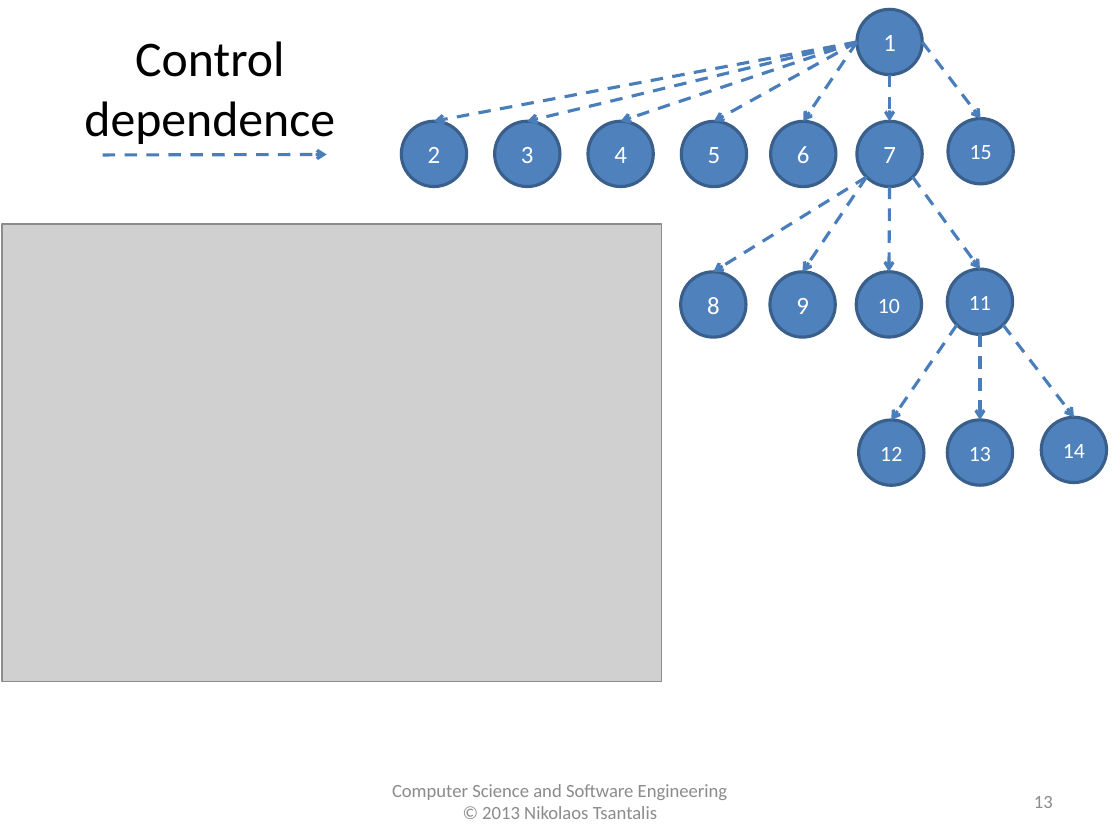
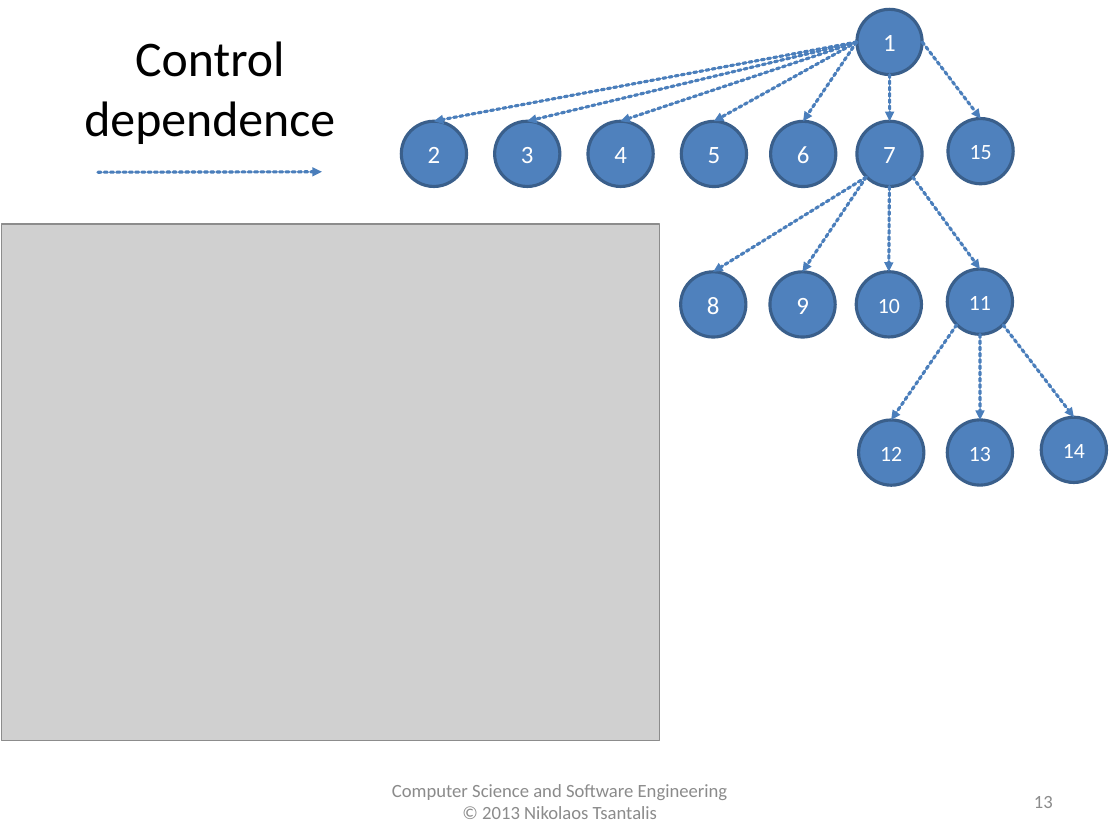
Before and after one commit to tajmilur-rahman/SOEN6611, a slide deck: slide 13 of lectures/lec3/Slice-based_Cohesion.pptx. Drawn at 1120x840 pixels with LibreOffice and Linux fonts; fonts in the diff are those of the drawing; grey boxes stand for pictures. Boxes give left, top, right and bottom in pixels: in the first picture for what was removed or moved away, otherwise in the second. Text is boxed around its words. In the diff, an @@ line names an element or a change of style, - is before the commit and + after.

```diff
--- a/lectures/lec3/Slice-based_Cohesion.pptx
+++ b/lectures/lec3/Slice-based_Cohesion.pptx
@@ arrow (857, 43) - (433, 121): stroke #4B7EBC 2 pt dashed to #4A7EBB 2.01 pt; arrowheads changed @@
@@ arrow (857, 43) - (528, 121): stroke #4B7EBC 2 pt dashed to #4A7EBB 2.01 pt; arrowheads changed @@
@@ arrow (857, 43) - (620, 121): stroke #4B7EBC 2 pt dashed to #4A7EBB 2.01 pt; arrowheads changed @@
@@ arrow (857, 43) - (713, 121): stroke #4B7EBC 2 pt dashed to #4A7EBB 2.01 pt; arrowheads changed @@
@@ arrow (857, 43) - (803, 121): stroke #4B7EBC 2 pt dashed to #4A7EBB 2.01 pt; arrowheads changed @@
@@ arrow (922, 43) - (981, 119): stroke #4B7EBC 2 pt dashed to #4A7EBB 2.01 pt; arrowheads changed @@
@@ arrow (889, 75) - (889, 121): stroke #4B7EBC 2 pt dashed to #4A7EBB 2.01 pt; arrowheads changed @@
@@ arrow moved from (103, 155) - (327, 155) to (97, 172) - (321, 171) @@
@@ arrow (97, 172) - (321, 171): stroke #4B7EBC 2 pt dashed to #4A7EBB 2.01 pt; arrowheads changed @@
@@ arrow (867, 177) - (713, 272): stroke #4B7EBC 2 pt dashed to #4A7EBB 2.01 pt; arrowheads changed @@
@@ arrow (867, 177) - (803, 272): stroke #4B7EBC 2 pt dashed to #4A7EBB 2.01 pt; arrowheads changed @@
@@ arrow (913, 177) - (980, 269): stroke #4B7EBC 2 pt dashed to #4A7EBB 2.01 pt; arrowheads changed @@
@@ arrow (889, 187) - (889, 272): stroke #4B7EBC 2 pt dashed to #4A7EBB 2.01 pt; arrowheads changed @@
@@ picture: place and size @@
-picture at [2,224,662,681]
+picture at [1,224,659,740]
@@ outline #3A5F8C 2 pt to #3A5F8B 2.01 pt in 5 elements at [401,121,466,186], [495,121,560,186], [857,9,922,74], [857,121,922,186], [948,269,1012,334] @@
@@ arrow (956, 325) - (892, 420): stroke #4B7EBC 2 pt dashed to #4A7EBB 2.01 pt; arrowheads changed @@
@@ arrow (1004, 325) - (1074, 417): stroke #4B7EBC 2 pt dashed to #4A7EBB 2.01 pt; arrowheads changed @@
@@ arrow (980, 335) - (980, 420): stroke #4B7EBC 2 pt dashed to #4A7EBB 2.01 pt; arrowheads changed @@
```
Also in this commit, not shown: 21 other slides changed, 9 other files.
